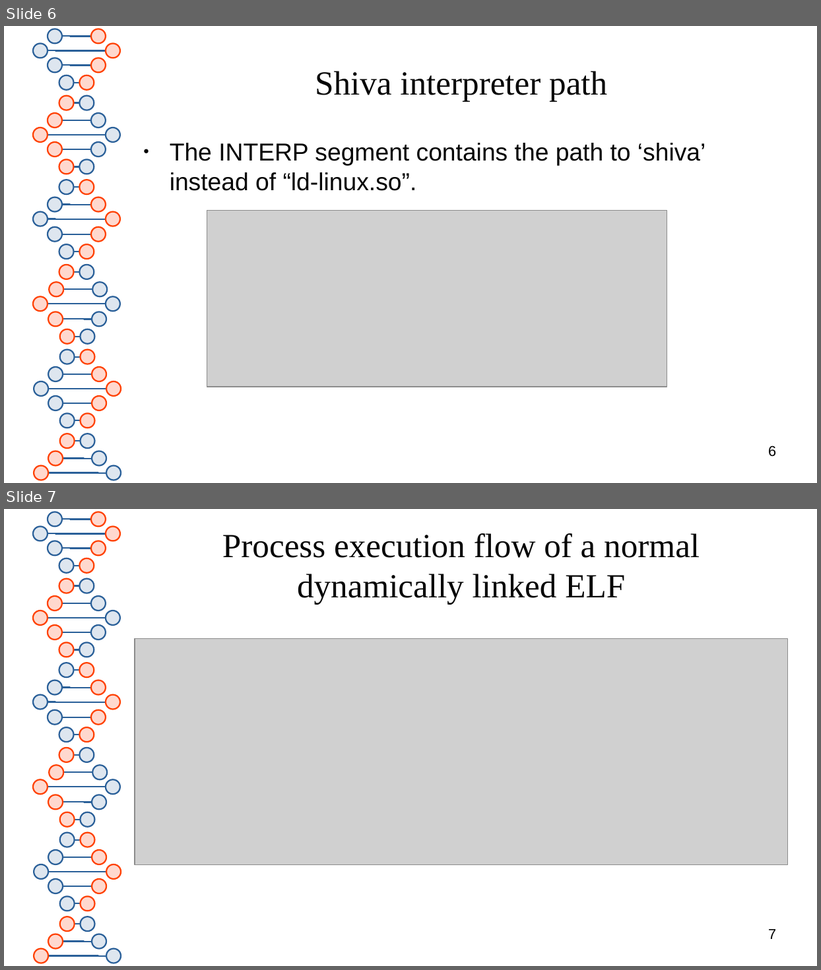
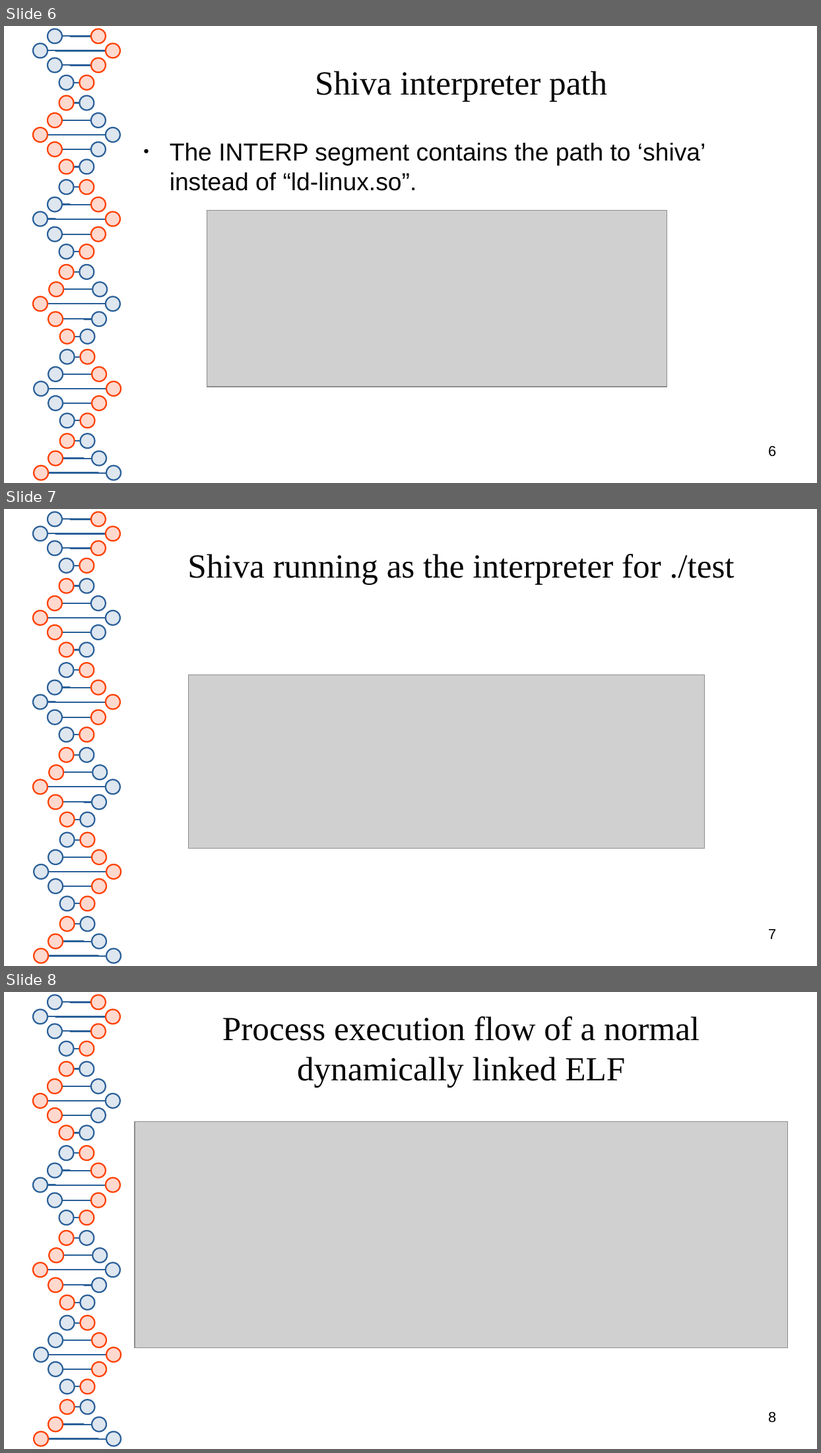
Before and after one commit to advanced-microcode-patching/shiva, a slide deck: presentation/shiva_runtime.odp. Shown one above the other, each under a label of ours: slides 6 and 7 before the commit, slides 6, 7 and 8 after it. The pictures are 821x970 and 821x1453 pixels, drawn with LibreOffice and Linux fonts; fonts in the diff are those of the drawing; grey boxes stand for pictures. Boxes give left, top, right and bottom in pixels: in the first picture for what was removed or moved away, otherwise in the second. Text is boxed around its words. In the diff, an @@ line names an element or a change of style, - is before the commit and + after.

```diff
--- a/presentation/shiva_runtime.odp
+++ b/presentation/shiva_runtime.odp
@@ slide 7 added at (4,509,817,966), background #FFFFFF; not listed: 81 template elements that a slide beside it also shows @@
@@ title added at (187,554,735,584), 33 pt, text #050505 @@
+Shiva running as the interpreter for ./test
@@ picture added at (188,675,705,849) @@
@@ page number added at (768,929,776,939), 14 pt, text #000000 @@
+7
@@ what was slide 7 is now slide 8 @@
@@ page number at (768,1412,776,1423): text changed @@
-7
+8
```
Also in this commit, not shown: 2 slides changed, 3 other slides added, 35 other files.
